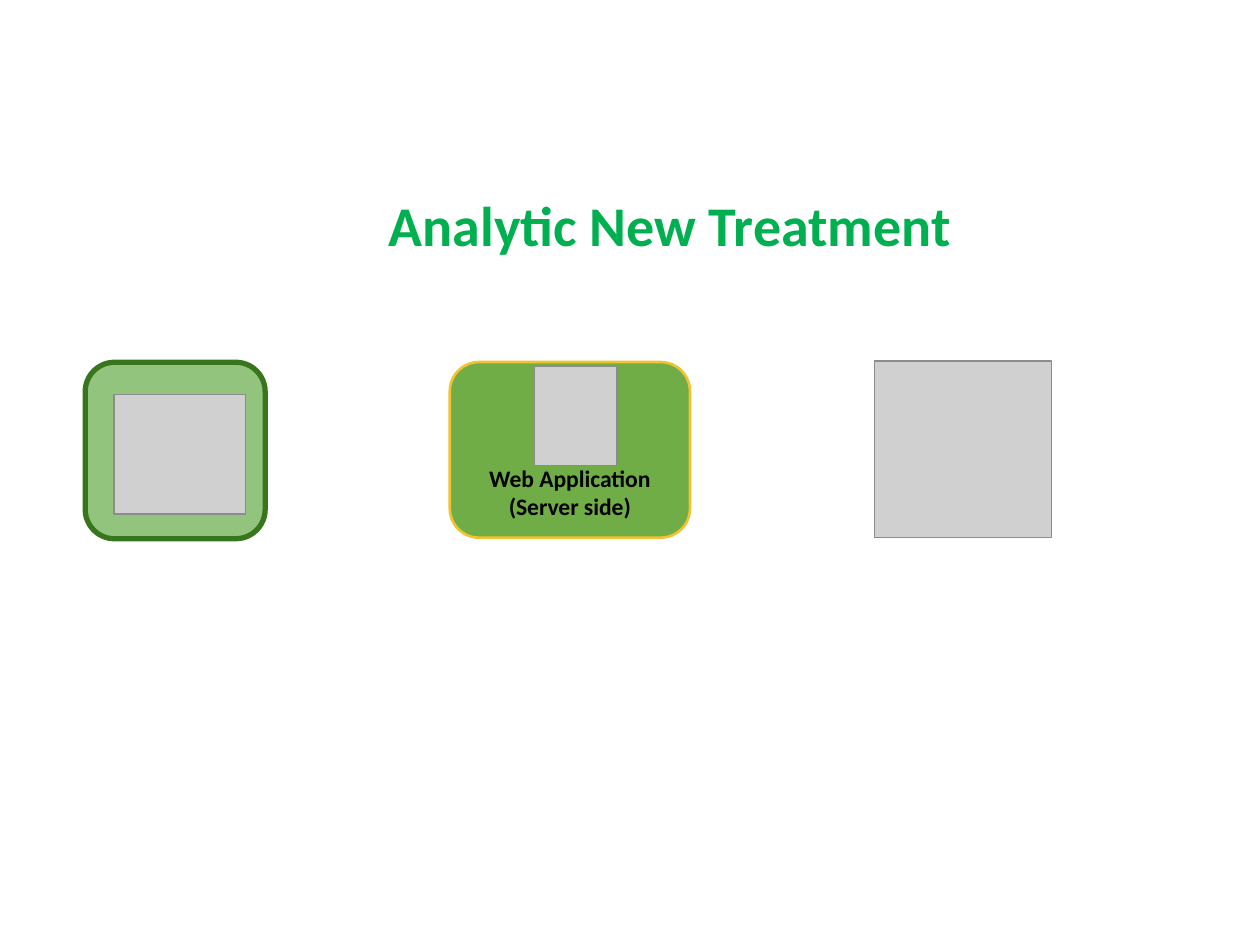
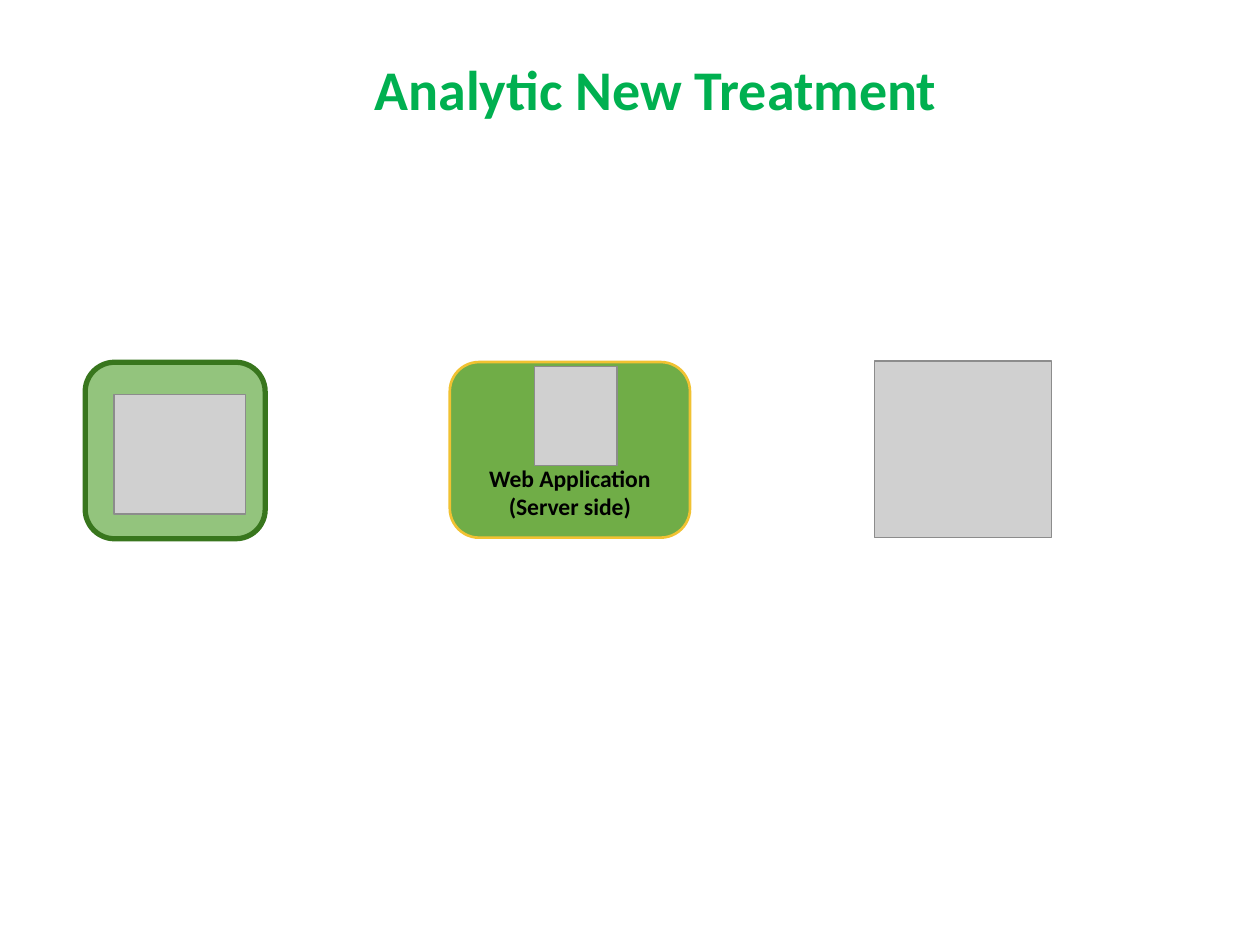
Before and after one commit to quantdse60878/HSTS, a slide deck: slide 26 of docs/Temperature Presentation/Khuong/khuong.pptx (slide 25 before the commit). Drawn at 1260x945 pixels with LibreOffice and Linux fonts; fonts in the diff are those of the drawing; grey boxes stand for pictures. Boxes give left, top, right and bottom in pixels: in the first picture for what was removed or moved away, otherwise in the second. Text is boxed around its words. In the diff, an @@ line names an element or a change of style, - is before the commit and + after.

```diff
--- a/docs/Temperature Presentation/Khuong/khuong.pptx
+++ b/docs/Temperature Presentation/Khuong/khuong.pptx
@@ text "Analytic New Treatment": place and size @@
-text "Analytic New Treatment" at box(389, 206, 951, 255)
+text "Analytic New Treatment" at box(375, 70, 937, 119)
```
Also in this commit, not shown: 7 other slides changed, 10 slides added.
